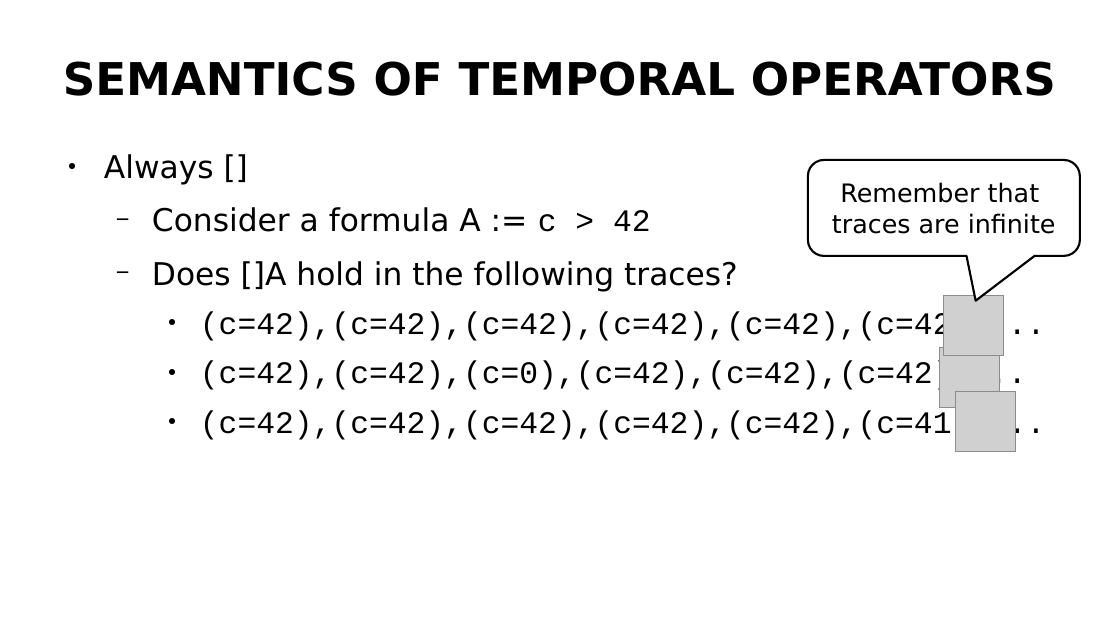
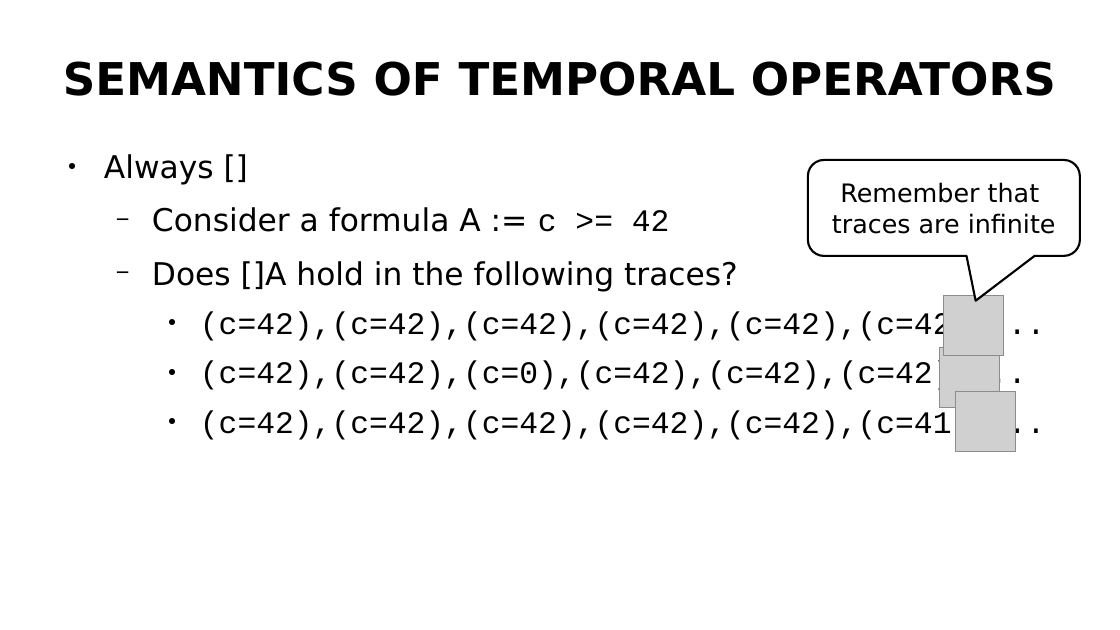
Before and after one commit to MID-IST-FALL-2018/mid-ist-fall-2018.github.io, a slide deck: slide 21 of assets/lectures-slides/MID-lecture-10.odp. Drawn at 1120x630 pixels with LibreOffice and Linux fonts; fonts in the diff are those of the drawing; grey boxes stand for pictures. Boxes give left, top, right and bottom in pixels: in the first picture for what was removed or moved away, otherwise in the second. Text is boxed around its words. In the diff, an @@ line names an element or a change of style, - is before the commit and + after.

Commit message:
Fix typos in the slides

```diff
--- a/assets/lectures-slides/MID-lecture-10.odp
+++ b/assets/lectures-slides/MID-lecture-10.odp
@@ text at bbox=[152, 207, 670, 232]: text changed @@
-  − Consider a formula A := c > 42
+  − Consider a formula A := c >= 42
```
Also in this commit, not shown: 1 other slide changed.
